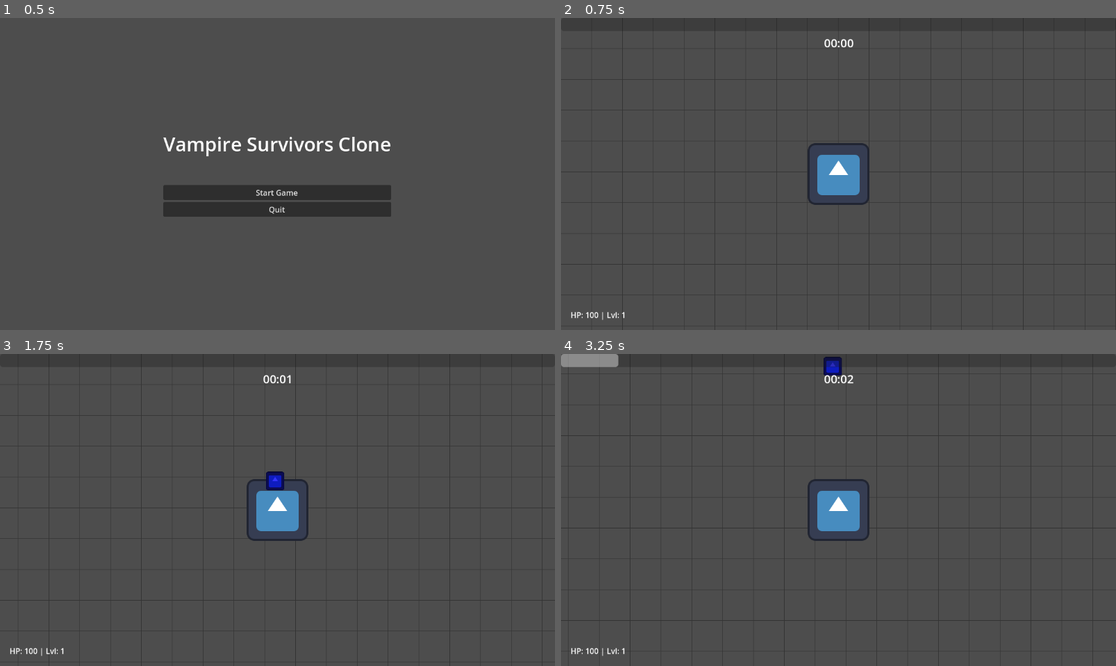
Above: before the commit, frames 1-4 (two rows, left to right).
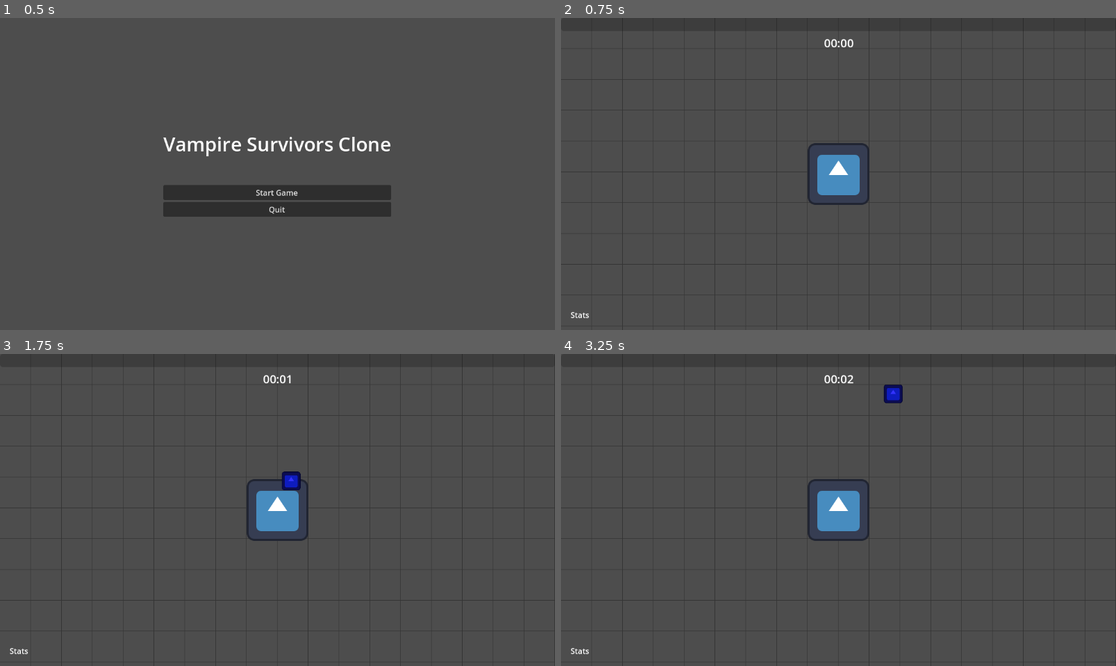
Above: after the commit, the same moments.

Repository: Paprikon34/godo-survival-incremental
Game: Godot game, scene res://Scenes/menu.tscn
Two runs of this game, one before a commit and one after it. Both use one fixed random seed, a clock stepped at 60 frames per second and the inputs below. The engine's default icon, where the game draws it, is replaced by a stand-in: a white triangle on a blue panel in a dark square.
Inputs (mouse positions are in pixels of both pictures, inside the frame that each line leads up to):
- Up to frame 1 (0.5 s): no input
- Up to frame 2 (0.75 s): click "Start Game" at 0.5 s
- Up to frame 3 (1.75 s): tap Enter at 1.25 s; move the mouse to (399, 494) at 1.27 s; hold Right (ui_right) from 1.28 s (still down)
- Up to frame 4 (3.25 s): move the mouse to (727, 525) at 2.02 s; release Right (ui_right) at 2.03 s; hold Down (ui_down) 2.03-2.78 s; move the mouse to (894, 441) at 2.77 s; hold Right (ui_right) from 2.78 s (still down)

Frame 1 is identical in both runs. In frame 2, 0.1% of the frame differs, in the area x 1-12%, y 94-97%; in frame 3, 0.9%; in frame 4, 2.0%, in the area x 0-100%, y 0-100%.
Error after the commit: Parse Error: Identifier "velocity" not declared in the current scope. (res://Scripts/player.gd:11)

Commit message:
Add level-up upgrade system and fast enemy
Introduces a level-up menu with upgrade options, including stat and weapon upgrades managed by UpgradeDB. Adds a fast enemy type that spawns after 3 minutes. Magic missile and wand weapons now support upgrades such as multishot and damage scaling. Player leveling now triggers upgrade selection, and relevant UI and logic are updated to support these features.

Diff:
--- /dev/null
+++ b/Scenes/fast_enemy.tscn
@@ -0,0 +1,22 @@
+[gd_scene load_steps=4 format=3 uid="uid://dak3l2m4n5q7"]
+
+[ext_resource type="Script" path="res://Scripts/enemy.gd" id="1_script"]
+[ext_resource type="Texture2D" path="res://icon.svg" id="2_icon"]
+
+[sub_resource type="RectangleShape2D" id="RectangleShape2D_1"]
+size = Vector2(100, 100)
+
+[node name="Enemy" type="CharacterBody2D" groups=["enemy"]]
+collision_layer = 2
+collision_mask = 3
+script = ExtResource("1_script")
+speed = 200.0
+health = 5.0
+
+[node name="Sprite2D" type="Sprite2D" parent="."]
+modulate = Color(1.0, 1.0, 0.0, 1)
+scale = Vector2(0.8, 0.8)
+texture = ExtResource("2_icon")
+
+[node name="CollisionShape2D" type="CollisionShape2D" parent="."]
+shape = SubResource("RectangleShape2D_1")
--- a/Scenes/game.tscn
+++ b/Scenes/game.tscn
@@ -1,13 +1,15 @@
-[gd_scene load_steps=3 format=3 uid="uid://d0l4m5n6o7r8"]
+[gd_scene load_steps=6 format=3 uid="uid://d0l4m5n6o7r8"]
 
-[ext_resource type="Script" path="res://Scripts/game.gd" id="1_script"]
+[ext_resource type="Script" uid="uid://cfmvf1rjdday1" path="res://Scripts/game.gd" id="1_script"]
 [ext_resource type="PackedScene" uid="uid://b8j2k1m3n4p5" path="res://Scenes/player.tscn" id="2_player"]
-[ext_resource type="PackedScene" uid="uid://c9k3l2m4n5q6" path="res://Scenes/enemy.tscn" id="3_enemy"]
-[ext_resource type="Script" path="res://Scripts/grid_background.gd" id="4_bg"]
+[ext_resource type="PackedScene" uid="uid://dak3l2m4n5q6" path="res://Scenes/enemy.tscn" id="3_enemy"]
+[ext_resource type="PackedScene" path="res://Scenes/fast_enemy.tscn" id="3_fast_enemy"]
+[ext_resource type="Script" uid="uid://d3ptyr26luidn" path="res://Scripts/grid_background.gd" id="4_bg"]
 
 [node name="Game" type="Node2D"]
 script = ExtResource("1_script")
 enemy_scene = ExtResource("3_enemy")
+fast_enemy_scene = ExtResource("3_fast_enemy")
 
 [node name="Background" type="Node2D" parent="."]
 z_index = -10
@@ -96,5 +98,50 @@
 layout_mode = 2
 text = "Quit to Menu"
 
+[node name="LevelUpMenu" type="Panel" parent="CanvasLayer/UI"]
+visible = false
+layout_mode = 1
+anchors_preset = 8
+anchor_left = 0.5
+anchor_top = 0.5
+anchor_right = 0.5
+anchor_bottom = 0.5
+offset_left = -200.0
+offset_top = -150.0
+offset_right = 200.0
+offset_bottom = 150.0
+grow_horizontal = 2
+grow_vertical = 2
+
+[node name="VBoxContainer" type="VBoxContainer" parent="CanvasLayer/UI/LevelUpMenu"]
+layout_mode = 1
+anchors_preset = 15
+anchor_right = 1.0
+anchor_bottom = 1.0
+grow_horizontal = 2
+grow_vertical = 2
+alignment = 1
+
+[node name="Label" type="Label" parent="CanvasLayer/UI/LevelUpMenu/VBoxContainer"]
+layout_mode = 2
+theme_override_font_sizes/font_size = 24
+text = "Level Up!"
+horizontal_alignment = 1
+
+[node name="Option1" type="Button" parent="CanvasLayer/UI/LevelUpMenu/VBoxContainer"]
+custom_minimum_size = Vector2(0, 50)
+layout_mode = 2
+text = "Option 1"
+
+[node name="Option2" type="Button" parent="CanvasLayer/UI/LevelUpMenu/VBoxContainer"]
+custom_minimum_size = Vector2(0, 50)
+layout_mode = 2
+text = "Option 2"
+
+[node name="Option3" type="Button" parent="CanvasLayer/UI/LevelUpMenu/VBoxContainer"]
+custom_minimum_size = Vector2(0, 50)
+layout_mode = 2
+text = "Option 3"
+
 [connection signal="pressed" from="CanvasLayer/UI/PauseMenu/VBoxContainer/ResumeButton" to="." method="_on_resume_pressed"]
 [connection signal="pressed" from="CanvasLayer/UI/PauseMenu/VBoxContainer/QuitButton" to="." method="_on_quit_pressed"]
--- a/Scripts/game.gd
+++ b/Scripts/game.gd
@@ -1,13 +1,14 @@
 extends Node2D
 
 @export var enemy_scene: PackedScene
+@export var fast_enemy_scene: PackedScene
 @export var spawn_interval: float = 1.0
 
 var spawn_timer: float = 0.0
 var screen_size: Vector2
 
-func _ready():
-	screen_size = get_viewport_rect().size
+
+
 
 @onready var label = $CanvasLayer/UI/Label
 @onready var player = $Player
@@ -16,8 +17,42 @@
 @onready var time_label = $CanvasLayer/UI/TimeLabel
 @onready var xp_bar = $CanvasLayer/UI/XPBar
 @onready var pause_menu = $CanvasLayer/UI/PauseMenu
+@onready var level_up_menu = $CanvasLayer/UI/LevelUpMenu
+@onready var option_buttons = [
+	$CanvasLayer/UI/LevelUpMenu/VBoxContainer/Option1,
+	$CanvasLayer/UI/LevelUpMenu/VBoxContainer/Option2,
+	$CanvasLayer/UI/LevelUpMenu/VBoxContainer/Option3
+]
 
 var elapsed_time: float = 0.0
+var current_upgrades = []
+
+func _ready():
+	screen_size = get_viewport_rect().size
+	if player:
+		player.level_up.connect(_on_level_up)
+
+func _on_level_up():
+	get_tree().paused = true
+	var options = UpgradeDB.get_random_upgrades(3)
+	current_upgrades = options
+
+	level_up_menu.visible = true
+
+	for i in range(3):
+		if i < options.size():
+			option_buttons[i].visible = true
+			option_buttons[i].text = "%s: %s" % [options[i].name, options[i].description]
+		else:
+			option_buttons[i].visible = false
+
+func _on_upgrade_selected(index: int):
+	if index < current_upgrades.size():
+		var upgrade = current_upgrades[index]
+		UpgradeDB.apply_upgrade(player, upgrade.id)
+
+	level_up_menu.visible = false
+	get_tree().paused = false
 
 func _unhandled_input(event):
 	if event.is_action_pressed("ui_cancel"):
@@ -64,7 +99,15 @@
 	if not enemy_scene:
 		return
 
-	var enemy = enemy_scene.instantiate()
+	var chosen_scene = enemy_scene
+	# Check if we should spawn fast enemy (after 3 mins = 180s)
+	# For testing, let's use 10 seconds? No, user said 3 mins.
+	# But for verification I might need to wait. I'll stick to 180 as requested.
+	if elapsed_time > 180.0 and fast_enemy_scene:
+		if randf() < 0.3: # 30% chance for fast enemy? Or just purely fast enemy? "start spawning" implies addition.
+			chosen_scene = fast_enemy_scene
+
+	var enemy = chosen_scene.instantiate()
 
 	# Spawn outside the screen (simple logic)
 	# Pick a random angle and a distance greater than half screen diagonal
--- a/Scripts/magic_missile.gd
+++ b/Scripts/magic_missile.gd
@@ -3,9 +3,18 @@
 # We could use a packed scene for the projectile, but I'll draw it or make a simple node for now
 const ProjectileScript = preload("res://Scripts/projectile.gd")
 
+var projectile_count: int = 1
+
 func fire(target: Node2D):
+	for i in range(projectile_count):
+		call_deferred("_spawn_projectile", target, i)
+
+func _spawn_projectile(target: Node2D, index: int):
+	if not is_instance_valid(target):
+		return # Target might have died
+
 	var projectile = CharacterBody2D.new()
-	# Add components to projectile programmatically for simplicity, or we could load a scene
+	# Add components to projectile programmatically
 
 	var sprite = Sprite2D.new()
 	sprite.texture = load("res://icon.svg")
@@ -24,11 +33,23 @@
 
 	projectile.global_position = global_position
 
-	# Set direction
+	# Apply spread if multiple
 	var direction = (target.global_position - global_position).normalized()
+	if projectile_count > 1:
+		var spread_angle = 0.2 # Radians
+		# Center is 0. Spread out.
+		var angle_offset = (index - (projectile_count - 1) / 2.0) * spread_angle
+		direction = direction.rotated(angle_offset)
+
+	# Apply damage multiplier
+	var player = get_parent()
+	var dmg_mult = 1.0
+	if player and "damage_multiplier" in player:
+		dmg_mult = player.damage_multiplier
+
 	projectile.set("direction", direction)
 	projectile.set("speed", projectile_speed)
-	projectile.set("damage", damage)
+	projectile.set("damage", damage * dmg_mult)
 
 	# Set projectile collision mask to 2 (Enemy layer)
 	projectile.collision_mask = 2
--- a/Scripts/player.gd
+++ b/Scripts/player.gd
@@ -1,9 +1,10 @@
-extends CharacterBody2D
+signal level_up
 
 @export var speed: float = 200.0
 @export var health: float = 100.0
 @export var experience: float = 0.0
 @export var level: int = 1
+@export var damage_multiplier: float = 1.0
 
 func _physics_process(delta):
 	var direction = Input.get_vector("ui_left", "ui_right", "ui_up", "ui_down")
@@ -12,20 +13,21 @@
 
 func take_damage(amount: float):
 	health -= amount
-	print("Player took damage: ", amount, " Current health: ", health)
+	# print("Player took damage: ", amount, " Current health: ", health) # Commented out spam
 	if health <= 0:
 		die()
 
 func gain_xp(amount: float):
 	experience += amount
-	print("Gained XP: ", amount)
+	# print("Gained XP: ", amount)
 	# Simple leveling logic for now
 	if experience >= level * 100:
-		level_up()
+		_trigger_level_up()
 
-func level_up():
+func _trigger_level_up():
 	experience -= level * 100
 	level += 1
+	emit_signal("level_up")
 	print("Level Up! New Level: ", level)
 
 func die():
--- /dev/null
+++ b/Scripts/upgrade_db.gd
@@ -0,0 +1,67 @@
+class_name UpgradeDB
+
+static var UPGRADES = [
+	{
+		"name": "Heal",
+		"description": "Restore 20 Health",
+		"type": "stat",
+		"id": "heal"
+	},
+	{
+		"name": "Swiftness",
+		"description": "Move Speed +10%",
+		"type": "stat",
+		"id": "speed"
+	},
+	{
+		"name": "Power",
+		"description": "Damage +10%",
+		"type": "stat",
+		"id": "damage"
+	},
+	{
+		"name": "Multishot",
+		"description": "Magic Missile +1 Projectile",
+		"type": "weapon_upgrade",
+		"id": "multishot"
+	},
+	{
+		"name": "Wand",
+		"description": "Unlock/Upgrade Magic Wand",
+		"type": "weapon_unlock",
+		"id": "wand"
+	}
+]
+
+static func get_random_upgrades(count: int) -> Array:
+	var options = UPGRADES.duplicate()
+	options.shuffle()
+	return options.slice(0, count)
+
+static func apply_upgrade(player: Node, upgrade_id: String):
+	print("Applying upgrade: ", upgrade_id)
+	match upgrade_id:
+		"heal":
+			player.health = min(player.health + 20, 100) # Assuming max health 100... should export max
+		"speed":
+			player.speed *= 1.1
+		"damage":
+			player.damage_multiplier *= 1.1
+		"multishot":
+			var mm = player.get_node_or_null("MagicMissile")
+			if mm:
+				if "projectile_count" in mm:
+					mm.projectile_count += 1
+				else:
+					mm.set("projectile_count", 2) # Assuming default is 1
+		"wand":
+			var wand = player.get_node_or_null("Wand")
+			if not wand:
+				# Add Wand
+				wand = Node2D.new()
+				wand.name = "Wand"
+				wand.set_script(load("res://Scripts/wand.gd"))
+				player.add_child(wand)
+			else:
+				# Upgrade Wand (e.g. cooldown)
+				wand.cooldown *= 0.9
--- /dev/null
+++ b/Scripts/wand.gd
@@ -0,0 +1,54 @@
+extends "res://Scripts/weapon_base.gd"
+
+# Fires a projectile towards the mouse position
+
+const ProjectileScript = preload("res://Scripts/projectile.gd")
+
+func fire(target: Node2D):
+	# Override normal fire behavior
+	# We want to fire at mouse, not nearest enemy
+	pass
+
+func _process(delta):
+	current_cooldown -= delta
+	if current_cooldown <= 0:
+		# Wand auto-fires at mouse? Or should we wait for click?
+		# Autoshooting at mouse is safer for survivors-like
+		fire_at_mouse()
+		current_cooldown = cooldown
+
+func fire_at_mouse():
+	var mouse_pos = get_global_mouse_position()
+
+	var projectile = CharacterBody2D.new()
+	var sprite = Sprite2D.new()
+	sprite.texture = load("res://icon.svg")
+	sprite.scale = Vector2(0.2, 0.4)
+	sprite.modulate = Color(0.5, 0.0, 1.0) # Purple
+	projectile.add_child(sprite)
+
+	var collision = CollisionShape2D.new()
+	var shape = CircleShape2D.new()
+	shape.radius = 8
+	collision.shape = shape
+	projectile.add_child(collision)
+
+	projectile.set_script(ProjectileScript)
+
+	projectile.global_position = global_position
+
+	var direction = (mouse_pos - global_position).normalized()
+
+	# Apply damage multiplier from player if possible
+	var player = get_parent()
+	var dmg_mult = 1.0
+	if player and "damage_multiplier" in player:
+		dmg_mult = player.damage_multiplier
+
+	projectile.set("direction", direction)
+	projectile.set("speed", projectile_speed * 1.2)
+	projectile.set("damage", damage * dmg_mult)
+	projectile.collision_mask = 2
+	projectile.collision_layer = 0
+
+	get_tree().root.add_child(projectile)
Not shown, added: Scripts/upgrade_db.gd.uid
Not shown, added: Scripts/wand.gd.uid
